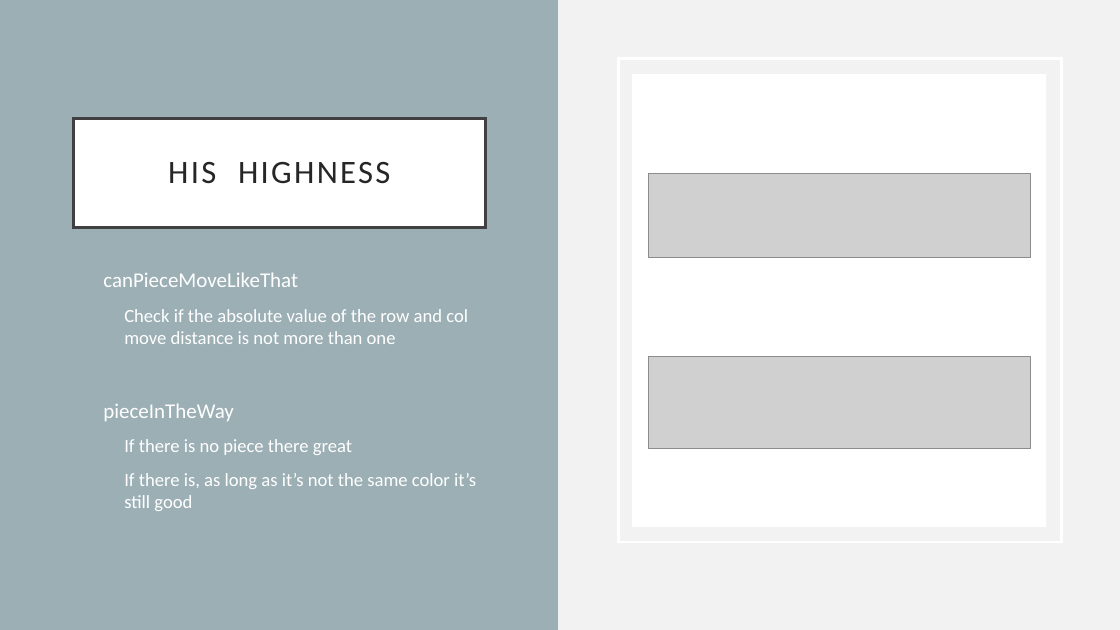
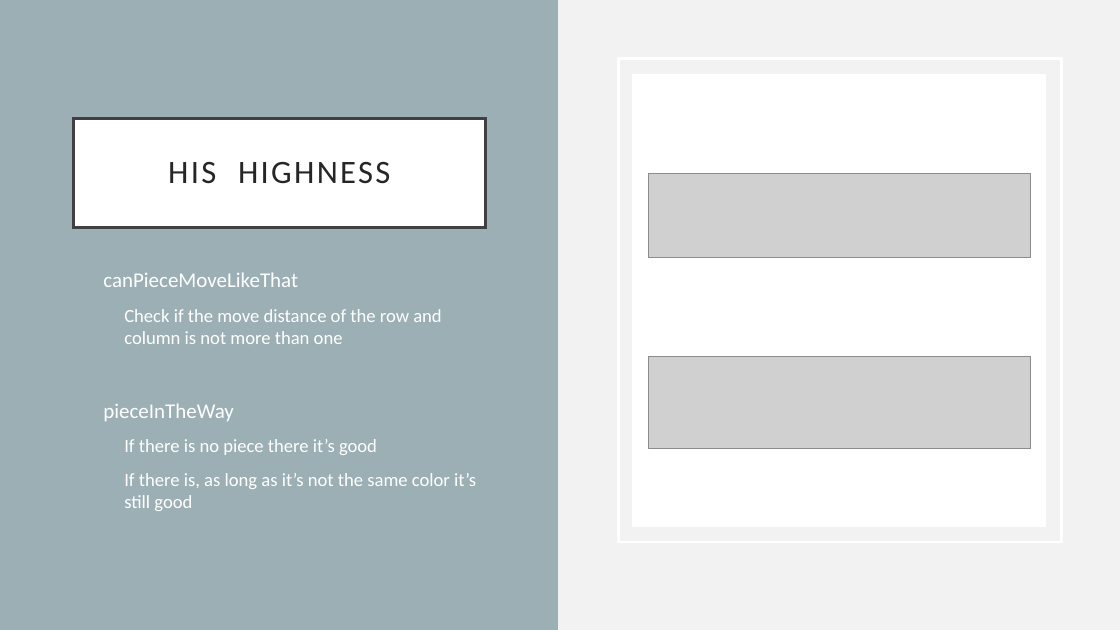
Before and after one commit to mo523/Chess, a slide deck: slide 13 of Adventures in Chess.pptx. Drawn at 1120x630 pixels with LibreOffice and Linux fonts; fonts in the diff are those of the drawing; grey boxes stand for pictures. Boxes give left, top, right and bottom in pixels: in the first picture for what was removed or moved away, otherwise in the second. Text is boxed around its words. In the diff, an @@ line names an element or a change of style, - is before the commit and + after.

```diff
--- a/Adventures in Chess.pptx
+++ b/Adventures in Chess.pptx
@@ text at [124, 309, 441, 344]: text changed @@
-  • Check if the absolute value of the row and col move distance is not more than one
+  • Check if the move distance of the row and column is not more than one
@@ text at [124, 439, 377, 455]: text changed @@
-  • If there is no piece there great
+  • If there is no piece there it’s good
```
Also in this commit, not shown: 3 other slides changed, 12 slides added, 1 slide removed.
